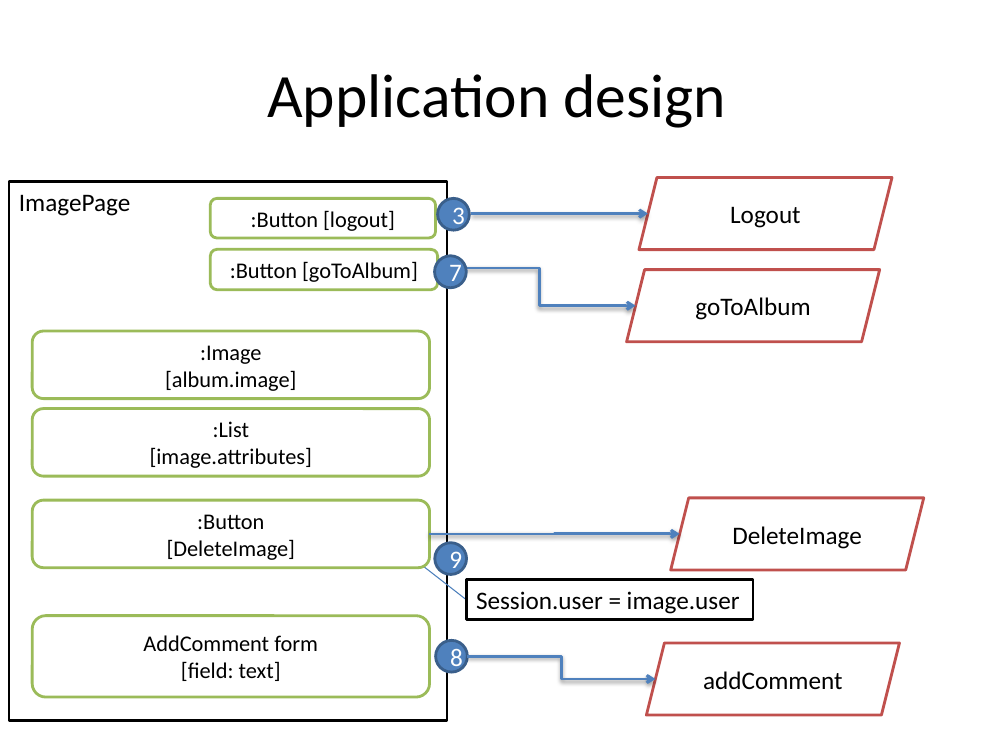
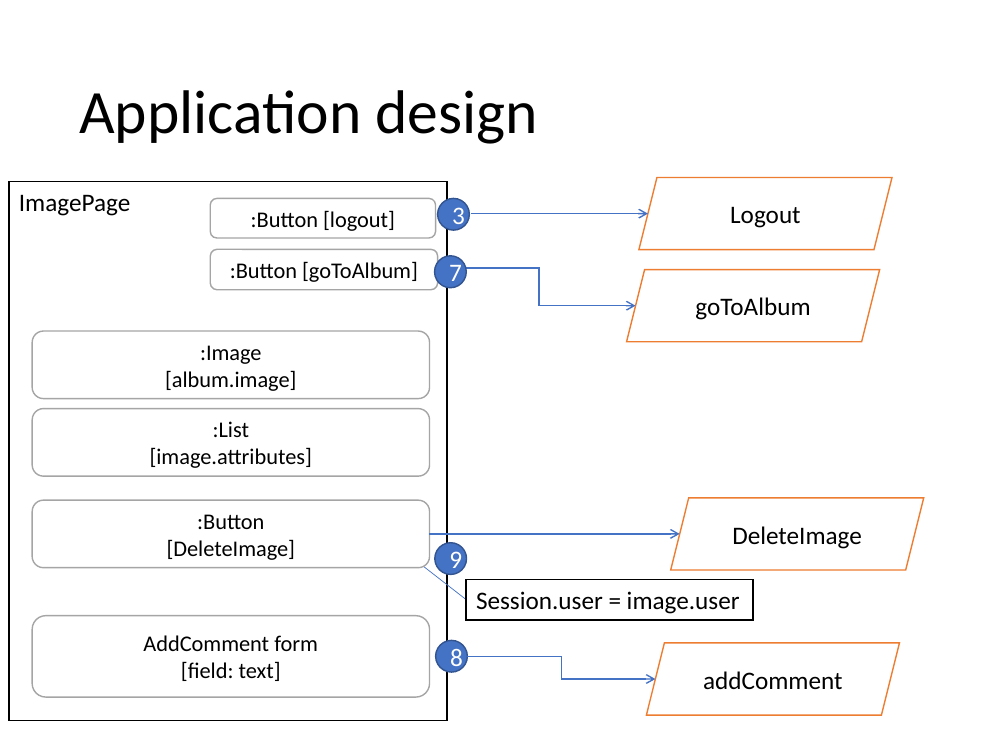
Before and after one commit to vittpall/ProgettoTIW, a slide deck: slide 8 of assets/progettazioneTiw.pptx (slide 7 before the commit). Drawn at 1008x756 pixels with LibreOffice and Linux fonts; fonts in the diff are those of the drawing. Boxes give left, top, right and bottom in pixels: in the first picture for what was removed or moved away, otherwise in the second. Text is boxed around its words. In the diff, an @@ line names an element or a change of style, - is before the commit and + after.

```diff
--- a/assets/progettazioneTiw.pptx
+++ b/assets/progettazioneTiw.pptx
@@ title "Application design": place and size @@
-title "Application design" at <box>267,74,725,128</box>
+title "Application design" at <box>79,90,537,144</box>
@@ title "Application design" at <box>79,90,537,144</box>: alignment centre to left; line spacing 1 to 0.9 @@
@@ outline #C0504D 2 pt to #ED7D31 1 pt in 4 elements at <box>646,643,899,716</box>, <box>670,498,923,571</box>, <box>627,270,880,343</box>, <box>639,177,892,250</box> @@
@@ rectangle "ImagePage" at <box>9,181,447,721</box>: outline #000000 2 pt to #000000 1 pt @@
@@ outline #9BBB59 2 pt to #A5A5A5 1 pt in 6 elements at <box>32,616,429,698</box>, <box>32,500,429,568</box>, <box>32,331,429,398</box>, <box>211,249,438,289</box>, <box>32,408,429,476</box>, <box>211,199,436,238</box> @@
@@ elbow arrow (472, 214) - (648, 214): stroke #4F81BD 2 pt to #4472C4 1 pt @@
@@ elbow arrow (443, 268) - (636, 305): stroke #4F81BD 2 pt to #4472C4 1 pt @@
@@ elbow arrow (429, 534) - (679, 534): stroke #4F81BD 2 pt to #4472C4 1 pt @@
@@ line (466, 600) - (396, 545): stroke #4B7EBC 0.75 pt to #4472C4 0.5 pt @@
@@ fill #4F81BD to #4472C4; outline #3A5F8C 2 pt to #325491 1 pt in 4 elements at <box>435,640,467,671</box>, <box>437,199,469,230</box>, <box>434,256,466,288</box>, <box>434,542,466,574</box> @@
@@ elbow arrow (468, 656) - (655, 679): stroke #4F81BD 2 pt to #4472C4 1 pt @@
```
Also in this commit, not shown: 6 other slides changed, 7 slides added, 3 slides removed.
